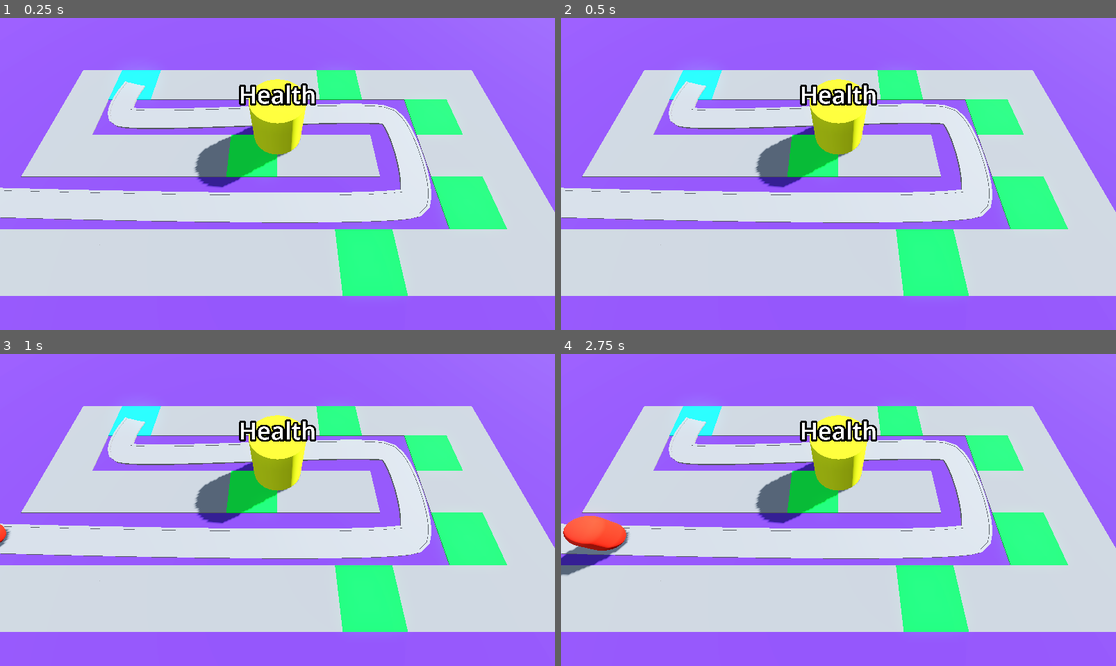
Above: before the commit, frames 1-4 (two rows, left to right).
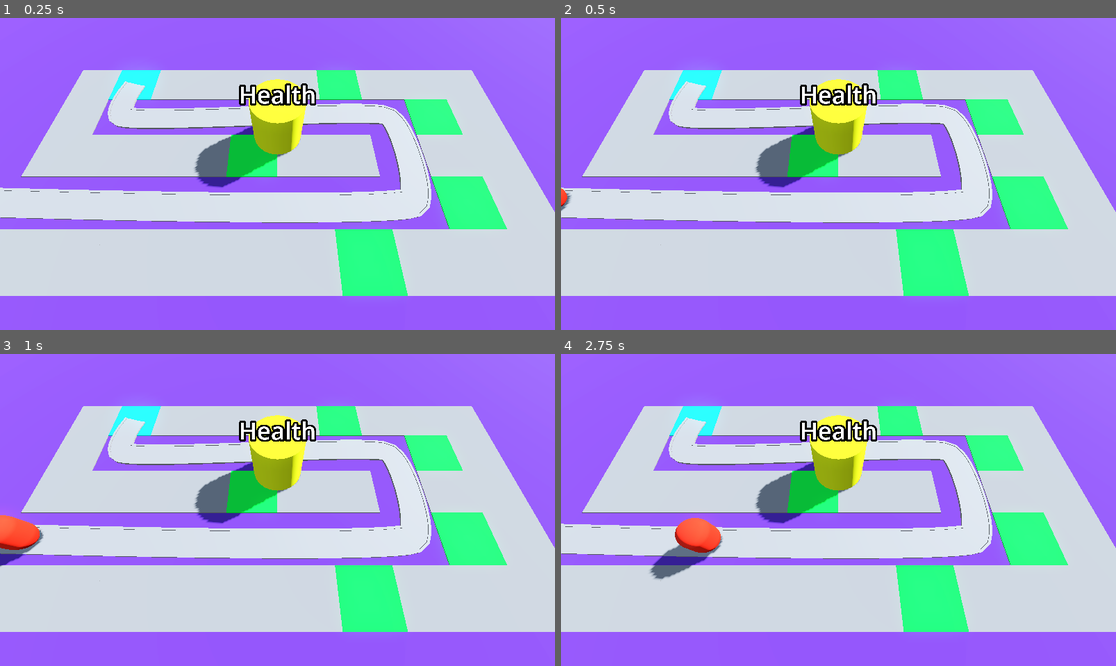
Above: after the commit, the same moments.

Repository: DrDuckson/Barbarian_Blaster
Game: Godot game, scene res://scenes/main.tscn
The game is run twice, just before and just after one commit, with the same random seed, the same clock (stepped at 60 frames per second) and the same inputs.
Inputs:
- Up to frame 1 (0.25 s): no input
- Up to frame 2 (0.5 s): no input
- Up to frame 3 (1 s): no input
- Up to frame 4 (2.75 s): no input

Frame 1 is identical in both runs. In frame 2, less than 0.1% of the frame differs, in the area x 0-2%, y 54-62%; in frame 3, 0.8%; in frame 4, 2.9%, in the area x 0-30%, y 51-73%.

Commit message:
Adjusted enemy speed

Diff:
--- a/scenes/enemy.tscn
+++ b/scenes/enemy.tscn
@@ -14,6 +14,7 @@
 transform = Transform3D(-4.37106e-08, 0, -0.999983, 0, 1, 0, 0.999983, 0, -4.37106e-08, 0, 0, 0)
 loop = false
 script = ExtResource("1_dtnac")
+speed = 5.0
 
 [node name="MeshInstance3D" type="MeshInstance3D" parent="."]
 transform = Transform3D(1, 0, 0, 0, 1, 0, 0, 0, 1, 0, 1.5, 0)
